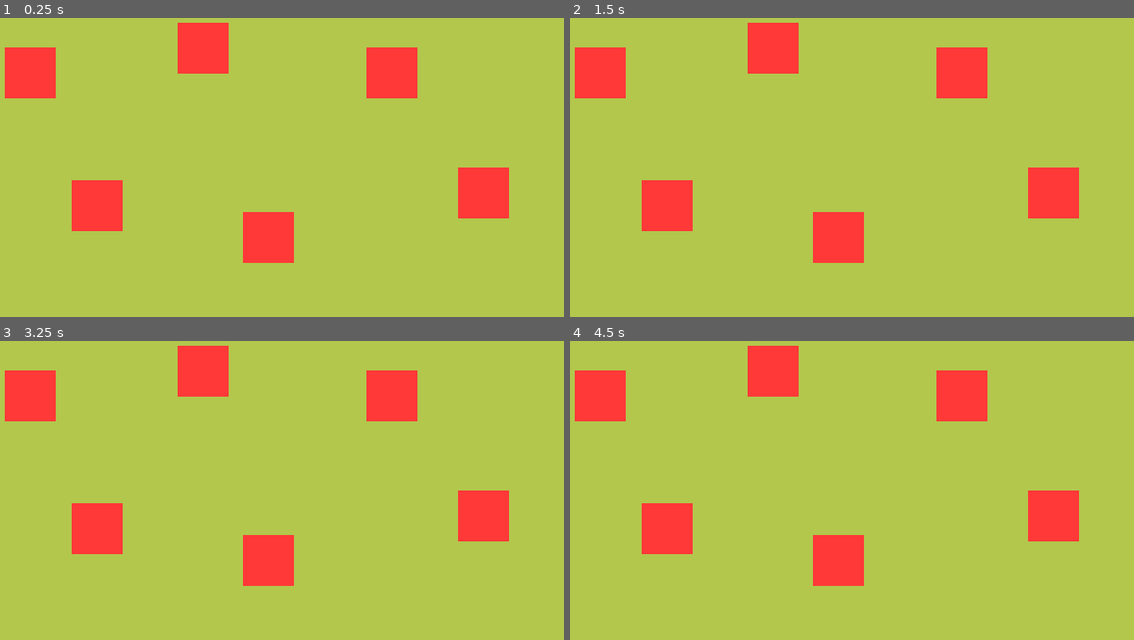
Above: before the commit, frames 1-4 (two rows, left to right).
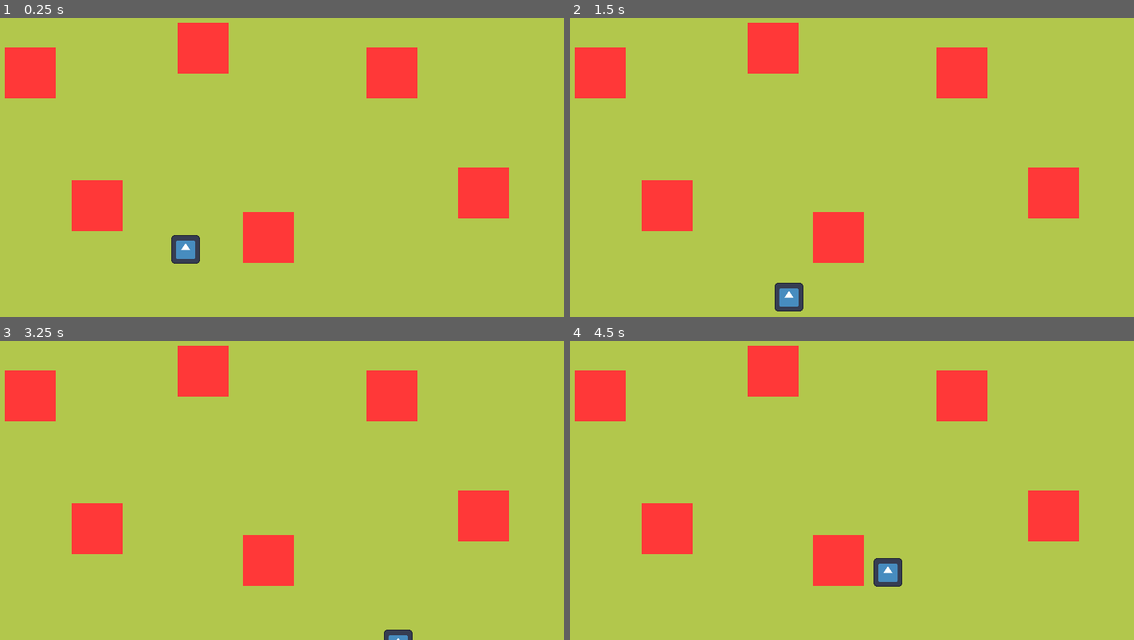
Above: after the commit, the same moments.

Repository: LoadCake/PSGJ17
Game: Godot game, scene res://Main.tscn
Two runs of this game, one before a commit and one after it. Both use one fixed random seed, a clock stepped at 60 frames per second and the inputs below. The engine's default icon, where the game draws it, is replaced by a stand-in: a white triangle on a blue panel in a dark square.
Inputs:
- Up to frame 1 (0.25 s): no input
- Up to frame 2 (1.5 s): tap Enter at 0.5 s; hold Right (ui_right) 0.53-1.28 s; tap Space at 1.25 s; hold Down (ui_down) from 1.28 s (still down)
- Up to frame 3 (3.25 s): tap Enter at 2 s; release Down (ui_down) at 2.03 s; hold Right (ui_right) 2.03-2.78 s; tap Space at 2.75 s; hold Up (ui_up) from 2.78 s (still down)
- Up to frame 4 (4.5 s): release Up (ui_up) at 3.53 s; hold Left (ui_left) from 3.53 s (still down); tap Enter at 4.25 s

The runs differ from the first frame. In frame 1, 0.5% of the frame differs, in the area x 30-36%, y 72-83%; in frame 2, 0.5%; in frame 3, 0.2%; in frame 4, 0.5%.
Error before the commit: Invalid access to property or key 'sprite_tex' on a base object of type 'Nil'. (res://ingredient_instance.gd:9)

Commit message:
Add player collision detection

Diff:
--- a/IngredientInstance.tscn
+++ b/IngredientInstance.tscn
@@ -4,15 +4,16 @@
 [ext_resource type="Texture2D" uid="uid://brvjphaqojoqo" path="res://pixel.tres" id="2_3n82i"]
 
 [sub_resource type="CircleShape2D" id="CircleShape2D_3n82i"]
+radius = 45.099888
 
-[node name="IngredientInstance" type="Node2D"]
+[node name="IngredientInstance" type="StaticBody2D"]
+collision_layer = 2
+collision_mask = 3
 script = ExtResource("1_spm4g")
 
 [node name="Sprite2D" type="Sprite2D" parent="."]
 modulate = Color(1, 0.22000003, 0.22000003, 1)
 texture = ExtResource("2_3n82i")
 
-[node name="Area2D" type="Area2D" parent="."]
-
-[node name="CollisionShape2D" type="CollisionShape2D" parent="Area2D" index="0"]
+[node name="CollisionShape2D" type="CollisionShape2D" parent="."]
 shape = SubResource("CircleShape2D_3n82i")
--- a/Player.tscn
+++ b/Player.tscn
@@ -4,22 +4,29 @@
 [ext_resource type="Texture2D" uid="uid://074qx4byj5dm" path="res://icon.svg" id="2_kpjcp"]
 
 [sub_resource type="CircleShape2D" id="CircleShape2D_kne1u"]
-radius = 322.08
+radius = 112.28535
 
 [sub_resource type="RectangleShape2D" id="RectangleShape2D_kpjcp"]
-size = Vector2(134, 133)
+size = Vector2(34, 33)
 
 [node name="Player" type="CharacterBody2D"]
+collision_mask = 2
 script = ExtResource("1_xhfnw")
 
 [node name="PickupArea" type="Area2D" parent="."]
+collision_layer = 0
+collision_mask = 2
 
 [node name="CollisionShape2D" type="CollisionShape2D" parent="PickupArea" index="0"]
 shape = SubResource("CircleShape2D_kne1u")
 
 [node name="CollisionShape2D" type="CollisionShape2D" parent="."]
-position = Vector2(0, -0.5)
+position = Vector2(0, 0.5)
 shape = SubResource("RectangleShape2D_kpjcp")
 
 [node name="Sprite2D" type="Sprite2D" parent="."]
+scale = Vector2(0.27999964, 0.27999964)
 texture = ExtResource("2_kpjcp")
+
+[connection signal="body_entered" from="PickupArea" to="." method="_on_pickup_area_body_entered"]
+[connection signal="body_exited" from="PickupArea" to="." method="_on_pickup_area_body_exited"]
--- a/Stage.tscn
+++ b/Stage.tscn
@@ -1,9 +1,15 @@
-[gd_scene load_steps=5 format=3 uid="uid://rk7q58xr2cdj"]
+[gd_scene load_steps=11 format=3 uid="uid://rk7q58xr2cdj"]
 
 [ext_resource type="Script" uid="uid://dspcg7ecs5snu" path="res://stage.gd" id="1_gsj67"]
 [ext_resource type="Texture2D" uid="uid://brvjphaqojoqo" path="res://pixel.tres" id="2_d3qrh"]
 [ext_resource type="PackedScene" uid="uid://2cjslrm2q04r" path="res://IngredientInstance.tscn" id="3_r7lnk"]
 [ext_resource type="Resource" uid="uid://scs0c276dulu" path="res://Ingredients/Clay.tres" id="4_2p67s"]
+[ext_resource type="PackedScene" uid="uid://dbbox6v4otw3j" path="res://Player.tscn" id="5_d3qrh"]
+[ext_resource type="Resource" uid="uid://bqhrt3akcf1ax" path="res://Ingredients/Nettle.tres" id="5_mk6be"]
+[ext_resource type="Resource" uid="uid://bycstf6cfaam1" path="res://Ingredients/Beetroot.tres" id="6_uymwg"]
+[ext_resource type="Resource" uid="uid://cqlu7v2gvc8hp" path="res://Ingredients/Marigold.tres" id="7_sbwno"]
+[ext_resource type="Resource" uid="uid://ty0pd4c5suc0" path="res://Ingredients/Eyebright.tres" id="8_ktjup"]
+[ext_resource type="Resource" uid="uid://dlnd3mo7jt3vd" path="res://Ingredients/Cornflower.tres" id="9_1wg0b"]
 
 [node name="Stage" type="Node2D" node_paths=PackedStringArray("holdables")]
 script = ExtResource("1_gsj67")
@@ -24,15 +30,23 @@
 
 [node name="IngredientInstance2" parent="." instance=ExtResource("3_r7lnk")]
 position = Vector2(164, 292)
+ingredient = ExtResource("5_mk6be")
 
 [node name="IngredientInstance3" parent="." instance=ExtResource("3_r7lnk")]
 position = Vector2(297, 94)
+ingredient = ExtResource("6_uymwg")
 
 [node name="IngredientInstance4" parent="." instance=ExtResource("3_r7lnk")]
 position = Vector2(379, 332)
+ingredient = ExtResource("7_sbwno")
 
 [node name="IngredientInstance5" parent="." instance=ExtResource("3_r7lnk")]
 position = Vector2(534, 125)
+ingredient = ExtResource("8_ktjup")
 
 [node name="IngredientInstance6" parent="." instance=ExtResource("3_r7lnk")]
 position = Vector2(649, 276)
+ingredient = ExtResource("9_1wg0b")
+
+[node name="Player" parent="." instance=ExtResource("5_d3qrh")]
+position = Vector2(275, 347)
--- a/ingredient.gd
+++ b/ingredient.gd
@@ -21,10 +21,3 @@
 	Demulcing,
 	Prebiotic,
 }
-
-func _init(_name: String, _color: Color, _effect: Effect, _desc: String, _sprite_tex: Texture2D) -> void:
-	name = _name
-	color = _color
-	effect = _effect
-	desc = _desc
-	sprite_tex = _sprite_tex
--- a/player.gd
+++ b/player.gd
@@ -21,3 +21,9 @@
 	var input_dir = Input.get_vector("ui_left", "ui_right", "ui_up", "ui_down")
 	velocity = input_dir * speed
 	move_and_slide()
+
+func _on_pickup_area_body_entered(body: Node2D) -> void:
+	print("entered " + body.name)
+
+func _on_pickup_area_body_exited(body: Node2D) -> void:
+	print("exited " + body.name)
